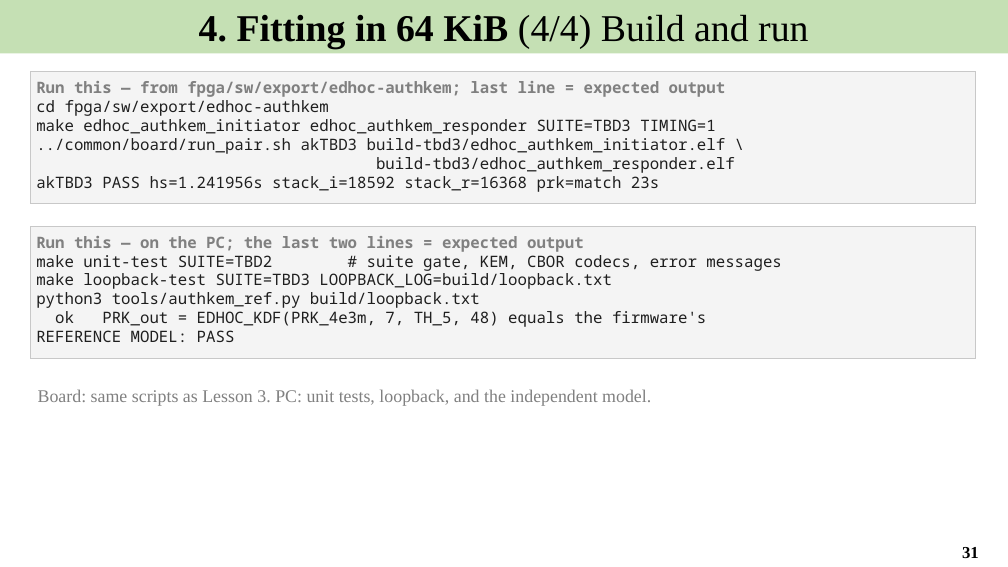
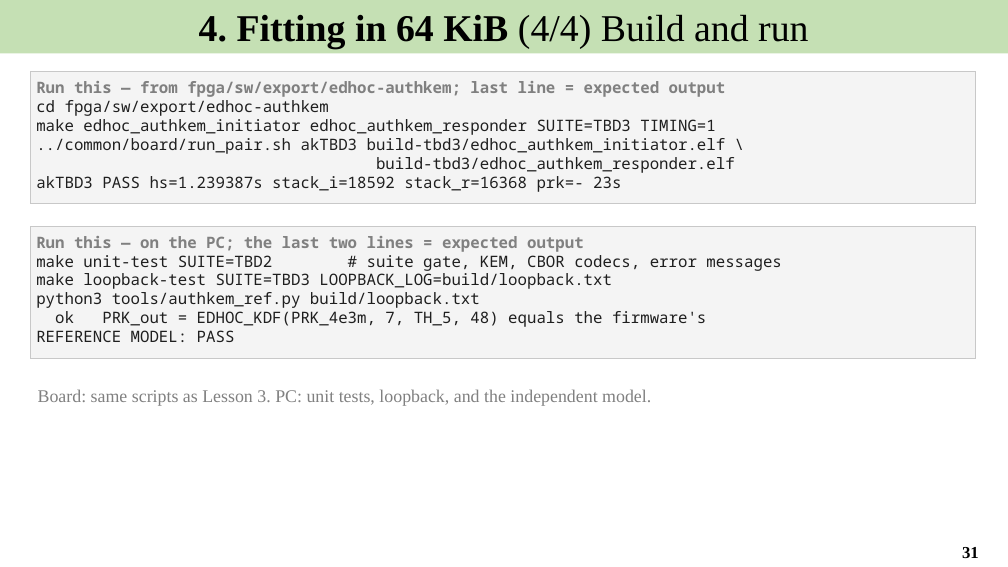
Before and after one commit to Khaiduy/chipyard-edhoc, a slide deck: slide 31 of fpga/sw/export/docs/slides/04_Post-quantum_EDHOC.pptx. Drawn at 1008x567 pixels with LibreOffice and Linux fonts; fonts in the diff are those of the drawing. Boxes give left, top, right and bottom in pixels: in the first picture for what was removed or moved away, otherwise in the second. Text is boxed around its words. In the diff, an @@ line names an element or a change of style, - is before the commit and + after.

Commit message:
fix: print AuthKEM PRK_out only in DEBUG builds; repo setup docs
- edhoc-authkem mains print PRK_out (and its xor) only with DEBUG=1,
  so the session secret no longer reaches the console in normal or
  production builds; run_pair.sh then reports prk=- (prk=match with
  DEBUG=1).
- Root README: EDHOC fork overview, hardware, setup routes A/B.
- Slides: private repository URL and tag edhoc-course-v1; prk=match
  described as a DEBUG=1 result.

```diff
--- a/fpga/sw/export/docs/slides/04_Post-quantum_EDHOC.pptx
+++ b/fpga/sw/export/docs/slides/04_Post-quantum_EDHOC.pptx
@@ text in rectangle at (x1=36, y1=176, x2=621, y2=192): text changed @@
-akTBD3 PASS hs=1.241956s stack_i=18592 stack_r=16368 prk=match 23s
+akTBD3 PASS hs=1.239387s stack_i=18592 stack_r=16368 prk=- 23s
```
Also in this commit, not shown: 2 other slides changed, 17 other files.
